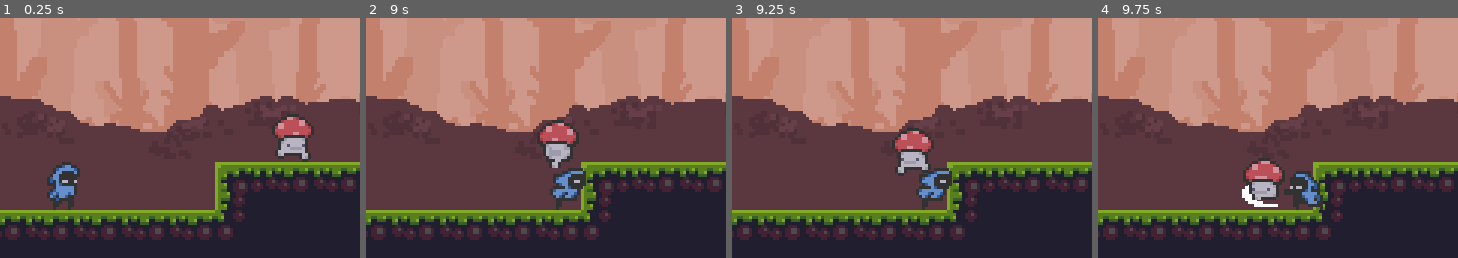
Above: before the commit, frames 1-4 (left to right).
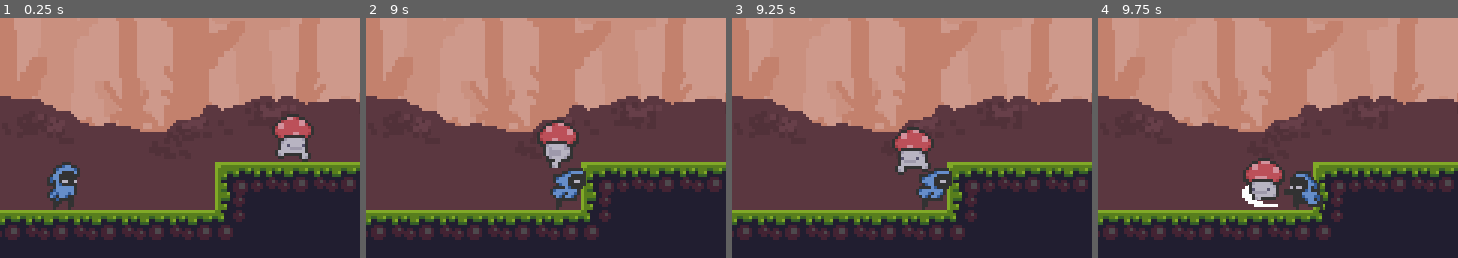
Above: after the commit, the same moments.

Repository: DCRGaming/platformerv2
Game: Godot game, scene res://Game.tscn
Same seed, same stepped clock (60 frames per second), same inputs: the game is played once before the commit and once after it.
Inputs:
- Up to frame 1 (0.25 s): no input
- Up to frame 2 (9 s): hold Right (ui_right) 0.53-2.03 s; tap A (attack) every 1.5 s from 0.6 to 8.1 s; tap Space (jump) at 0.77, 1.52, 3.02, 3.77, 4.52, 6.02, 6.77, 7.52 s; tap S (dash) every 1.5 s from 1.35 to 8.85 s; hold Left (ui_left) 2.03-2.78 s; hold Right (ui_right) 2.78-4.28 s; hold Left (ui_left) 4.28-5.03 s; hold Right (ui_right) 5.03-5.78 s; hold Left (ui_left) 5.78-7.28 s; hold Right (ui_right) from 7.28 s (still down)
- Up to frame 3 (9.25 s): keep holding Right (ui_right); tap Space (jump) at 9.02 s
- Up to frame 4 (9.75 s): release Right (ui_right) at 9.53 s; hold Left (ui_left) from 9.53 s (still down); tap A (attack) at 9.6 s
The pictures show only the part of the screen within x 10-60%, y 50-100%; the shares and areas given below are measured in that part.

Frames 1-2 are identical in both runs. In frame 3, 0.4% of the frame differs, in the area x 44-57%, y 45-66%; in frame 4, nothing differs.

Commit message:
Added hitbox to player
added hitbox to player

Diff:
--- a/Player/Player.gd
+++ b/Player/Player.gd
@@ -18,11 +18,12 @@
 func set_direction_right() -> void:
 	direction = "right"
 	$Sprite.flip_h = false
-
+	$HitboxPosition.rotation_degrees = 0
 
 func set_direction_left() -> void:
 	direction = "left"
 	$Sprite.flip_h = true
+	$HitboxPosition.rotation_degrees = 180
 
 
 func update_direction(input_direction_x) -> void:
--- a/Player/Player.tscn
+++ b/Player/Player.tscn
@@ -17,6 +17,7 @@
 [sub_resource type="Animation" id=2]
 resource_name = "Attack"
 length = 0.4
+step = 0.05
 tracks/0/type = "value"
 tracks/0/path = NodePath("Sprite:frame")
 tracks/0/interp = 1
@@ -251,6 +252,10 @@
 
 [sub_resource type="AnimationNodeStateMachinePlayback" id=33]
 
+[sub_resource type="CapsuleShape2D" id=34]
+radius = 3.06959
+height = 7.65147
+
 [node name="Player" type="KinematicBody2D"]
 collision_mask = 2
 script = ExtResource( 2 )
@@ -282,6 +287,16 @@
 active = true
 parameters/playback = SubResource( 33 )
 
+[node name="HitboxPosition" type="Position2D" parent="."]
+position = Vector2( -0.817581, 2.6 )
+
+[node name="Hitbox" type="Area2D" parent="HitboxPosition"]
+
+[node name="CollisionShape2D" type="CollisionShape2D" parent="HitboxPosition/Hitbox"]
+position = Vector2( 11.6691, 1.90735e-06 )
+rotation = 1.5708
+shape = SubResource( 34 )
+
 [node name="StateMachine" type="Node" parent="."]
 script = ExtResource( 8 )
 initial_state = NodePath("Fall")
Not shown: 1 places in Player/Player.tscn that only renumber resources
